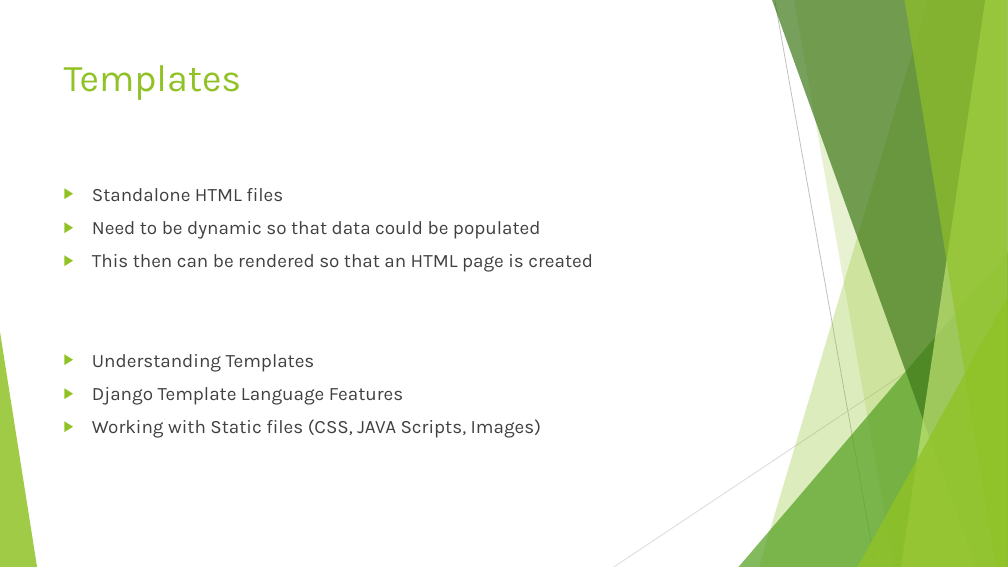
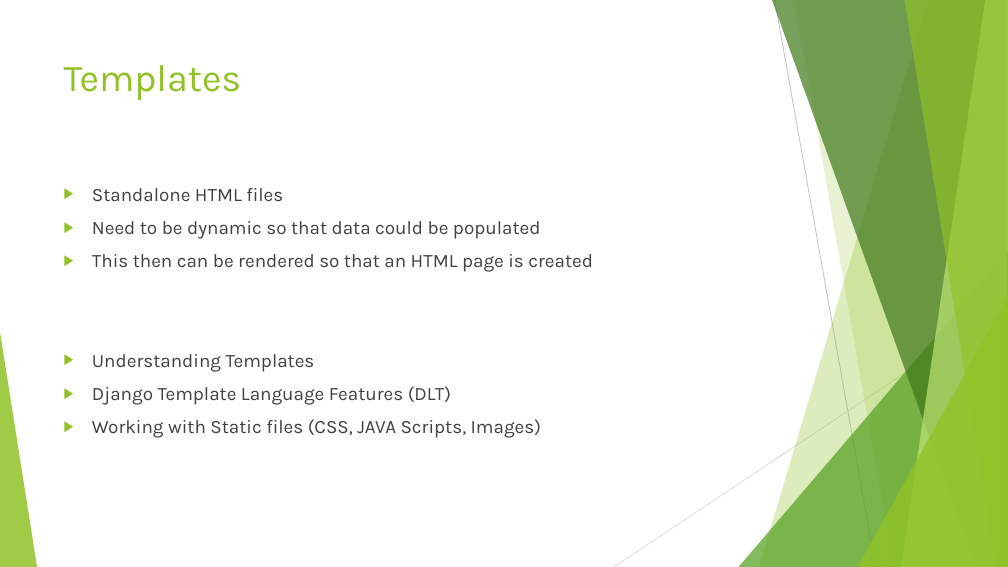
Before and after one commit to edyoda/PD-281220-Session-Code, a slide deck: slide 74 of Django EdYoda.pptx. Drawn at 1008x567 pixels with LibreOffice and Linux fonts; fonts in the diff are those of the drawing. Boxes give left, top, right and bottom in pixels: in the first picture for what was removed or moved away, otherwise in the second. Text is boxed around its words. In the diff, an @@ line names an element or a change of style, - is before the commit and + after.

```diff
--- a/Django EdYoda.pptx
+++ b/Django EdYoda.pptx
@@ text at (92, 386, 451, 405): text changed @@
-▶ Django Template Language Features
+▶ Django Template Language Features (DLT)
```
Also in this commit, not shown: 2 other slides changed, 10 slides added, 22 other files.
